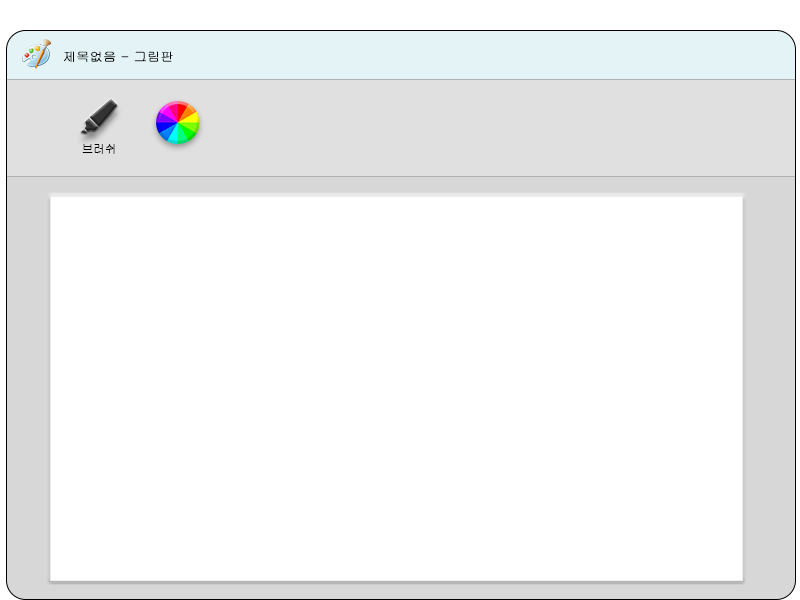
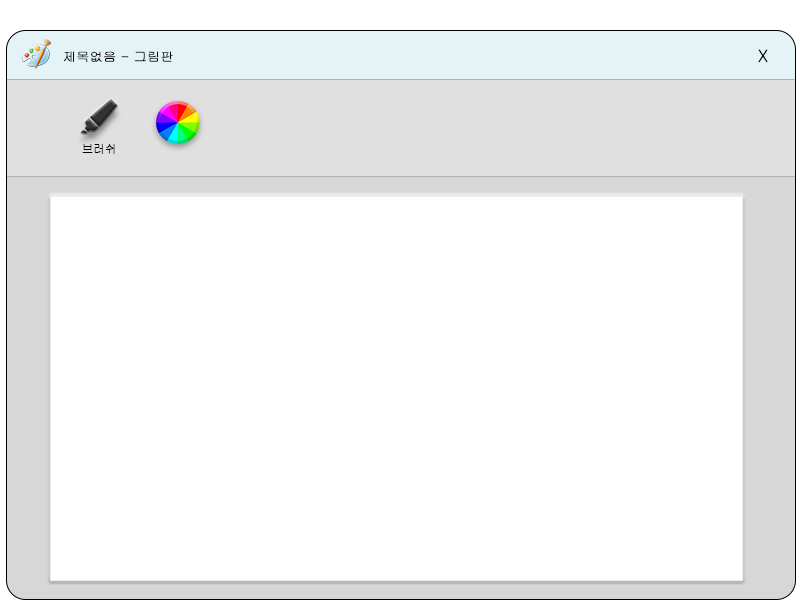
Revision of a layered 800x600 image; what changed, layer by layer:
added layer "X" above "제목없음 - 그림판" over left=758, top=49, right=768, bottom=63
